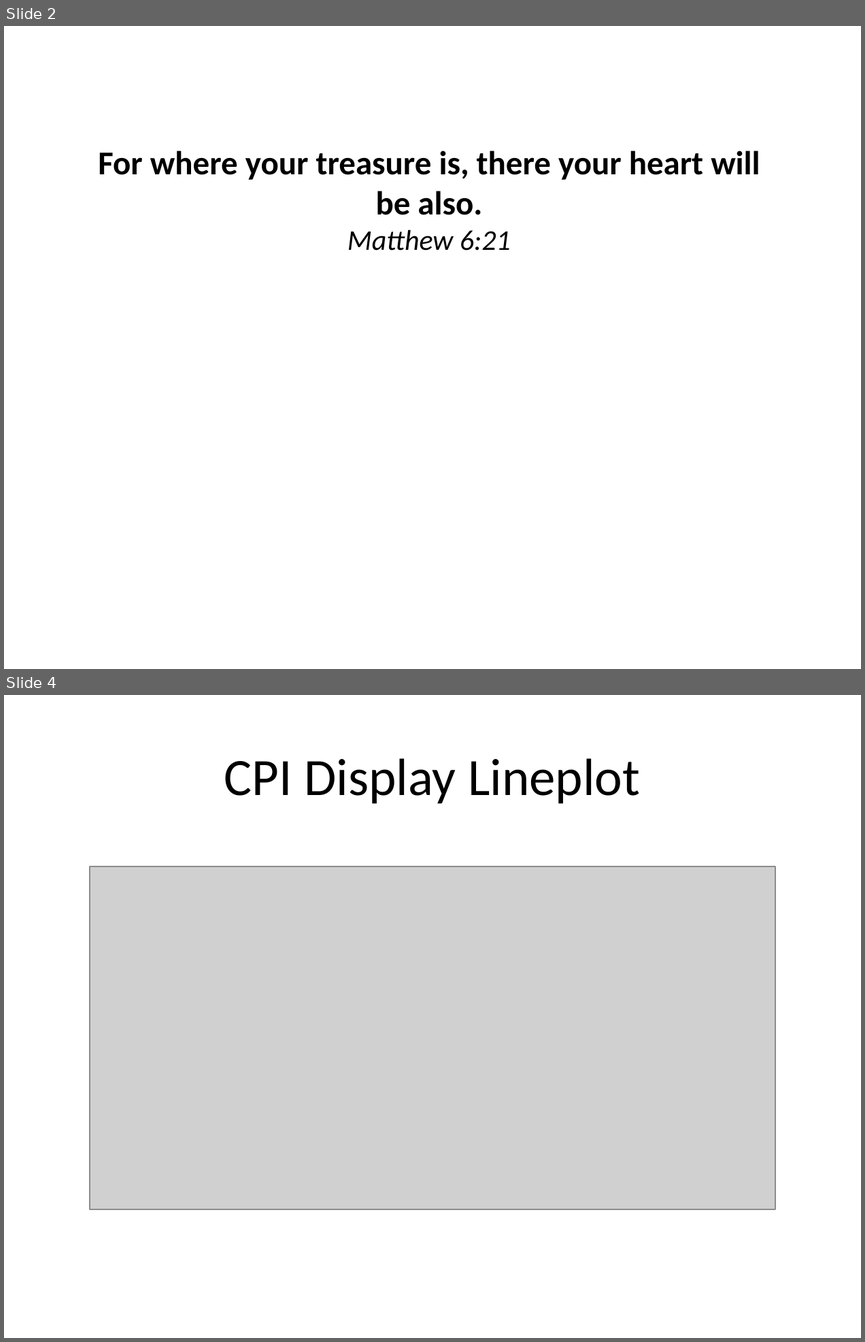
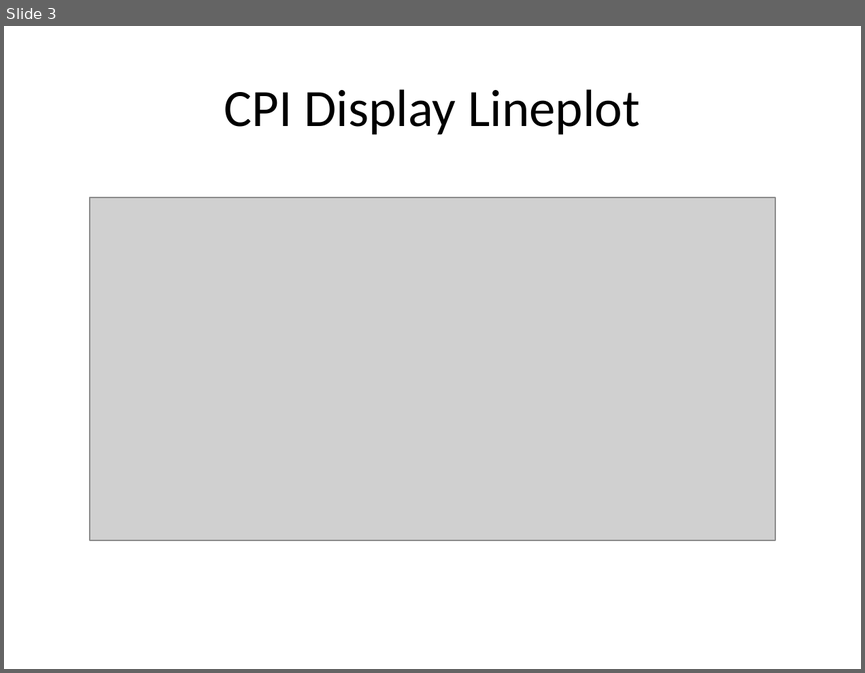
Before and after one commit to Delpen9/Argentina-Inflation, a slide deck: argentina_analysis_presentation.pptx. Shown one above the other, each under a label of ours: slides 2 and 4 before the commit, slide 3 after it; the slides between them are not shown. The pictures are 865x1342 and 865x673 pixels, drawn with LibreOffice and Linux fonts; fonts in the diff are those of the drawing; grey boxes stand for pictures. Boxes give left, top, right and bottom in pixels: in the first picture for what was removed or moved away, otherwise in the second. Text is boxed around its words. In the diff, an @@ line names an element or a change of style, - is before the commit and + after.

```diff
--- a/argentina_analysis_presentation.pptx
+++ b/argentina_analysis_presentation.pptx
@@ slide 2 removed at box(4, 26, 861, 669), background #FFFFFF @@
@@ text removed at box(98, 150, 759, 250) @@
-For where your treasure is, there your heart will be also.
-Matthew 6:21
@@ what was slide 4 is now slide 3 @@
```
Also in this commit, not shown: 1 slide changed, 1 slide added, 1 other slide removed, 1 other file.
